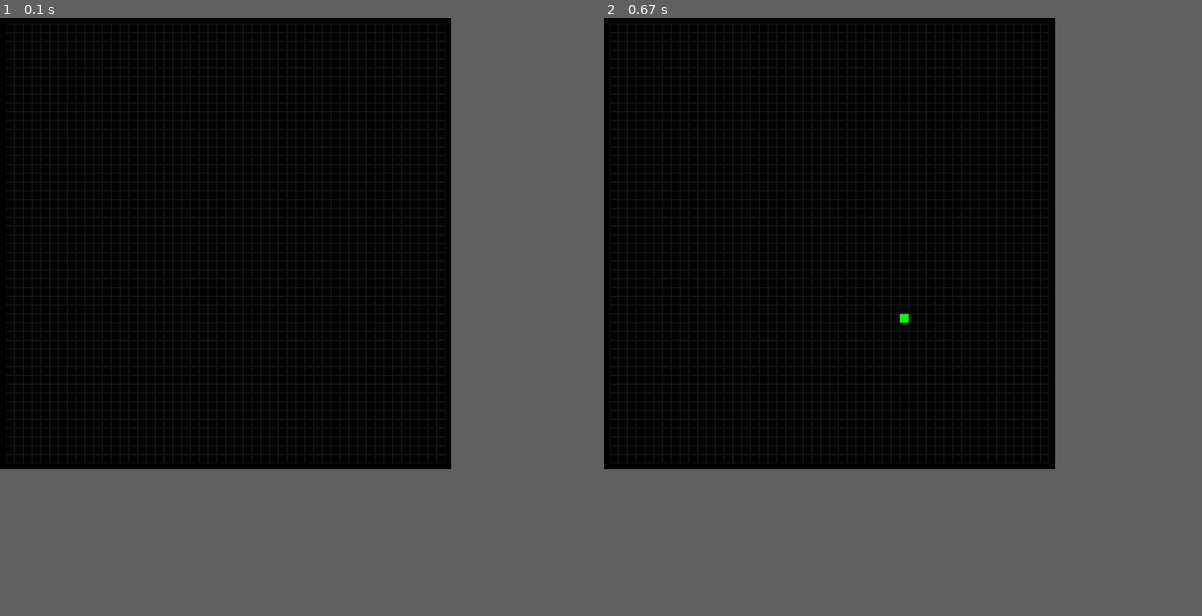
Above: before the commit, frames 1-2 (left to right).
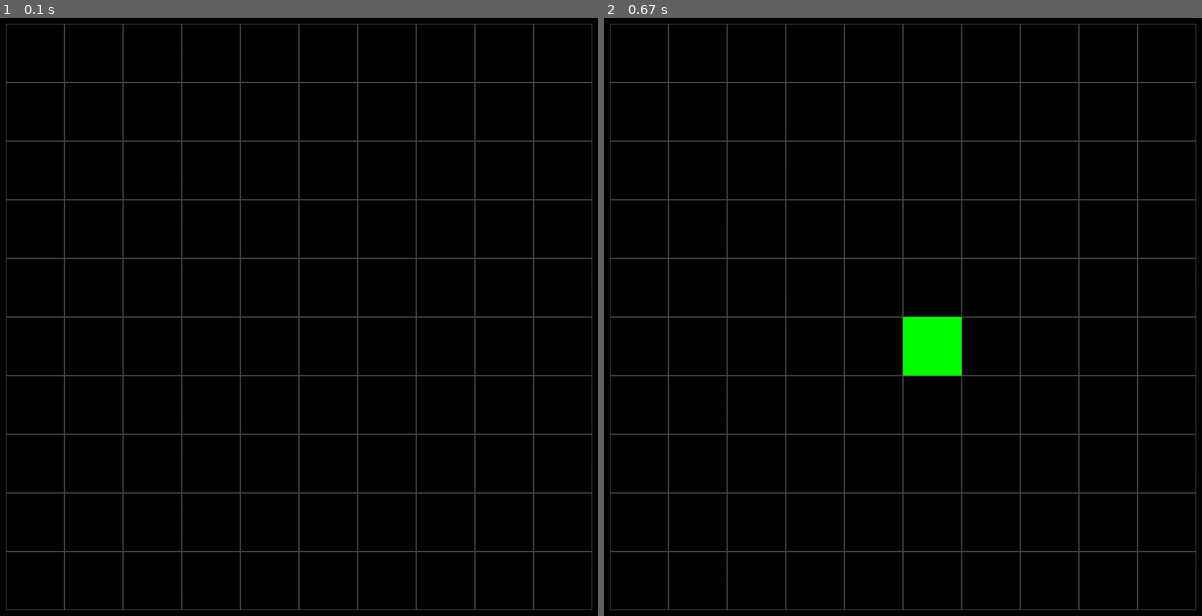
Above: after the commit, the same moments.

Repository: Freedom715/Bytic
Game: pygame game, started from PyGame/Life.py
Two runs of this game, one before a commit and one after it. Both use one fixed random seed, a clock stepped at 60 frames per second and the inputs below.
Inputs (mouse positions are in pixels of both pictures, inside the frame that each line leads up to):
- Up to frame 1 (0.1 s): no input
- Up to frame 2 (0.67 s): click (903, 317) at 0.38 s
In our replay, the window is 679x679 before the commit and 900x900 after it. These sizes can differ from the game's own. Grey fills any space a smaller window leaves; there, only what the larger window draws over its background counts as a difference.

The runs differ from the first frame. In frame 1, 4.2% of the frame differs, in the area x 1-99%, y 1-99%; in frame 2, 5.1%.

Commit message:
Life - presentation

Diff:
--- /dev/null
+++ b/Discord/main.py
@@ -0,0 +1,38 @@
+import io
+import random
+
+import discord
+import requests
+from discord.ext import commands
+from config import settings
+
+
+
+def get_my_files(content):
+    f = io.BytesIO(content)
+    my_file = discord.File(f)
+    return my_file
+
+
+class MyBot(commands.Cog):
+    async def send(self, message, text=None, file=None):
+        await message.channel.send(text, file=file)
+
+    async def on_message(self, message):
+        msg = message.content.lower()
+        if "hi" in msg:
+            await self.send(message, text="И тебе привет")
+        if "кошка" in msg:
+            response = requests.get("https://some-random-api.ml/animal/fox")
+            data = response.json()
+            if response.status_code == 200:
+                await self.send(message, file=get_my_files(data["image"]))
+
+    @commands.command(name='randint')
+    async def my_randint(self, ctx, min_int, max_int):
+        num = random.randint(int(min_int), int(max_int))
+        await ctx.send(num)
+
+bot = commands.Bot(command_prefix='!!')
+bot.add_cog(MyBot(bot))
+bot.run(settings['token'])
--- a/PyGame/Life.py
+++ b/PyGame/Life.py
@@ -6,7 +6,7 @@
     def __init__(self, width, height):
         self.width, self.height = width, height
         self.left_border, self.top_border = 10, 10
-        self.cell_size = 15
+        self.cell_size = 100
         self.board = [[0] * self.width for _ in range(self.height)]
 
     def on_click(self, cell):
@@ -15,7 +15,7 @@
     def drawing(self):
         for y in range(self.height):
             for x in range(self.width):
-                pygame.draw.rect(screen, (25, 25, 25),
+                pygame.draw.rect(screen, (75, 75, 75),
                                  (x * self.cell_size + self.left_border, y * self.cell_size + self.top_border,
                                   self.cell_size, self.cell_size), 1)
                 if self.board[x][y] == 1:
@@ -66,7 +66,7 @@
                     self.board[x][y] = 0
 
 
-cells_size = 50
+cells_size = 10
 fps = 15
 board = Board(cells_size, cells_size)
 size = cells_size * board.cell_size + board.left_border * 2, \
Not shown, changed: Основы Python.pptx
